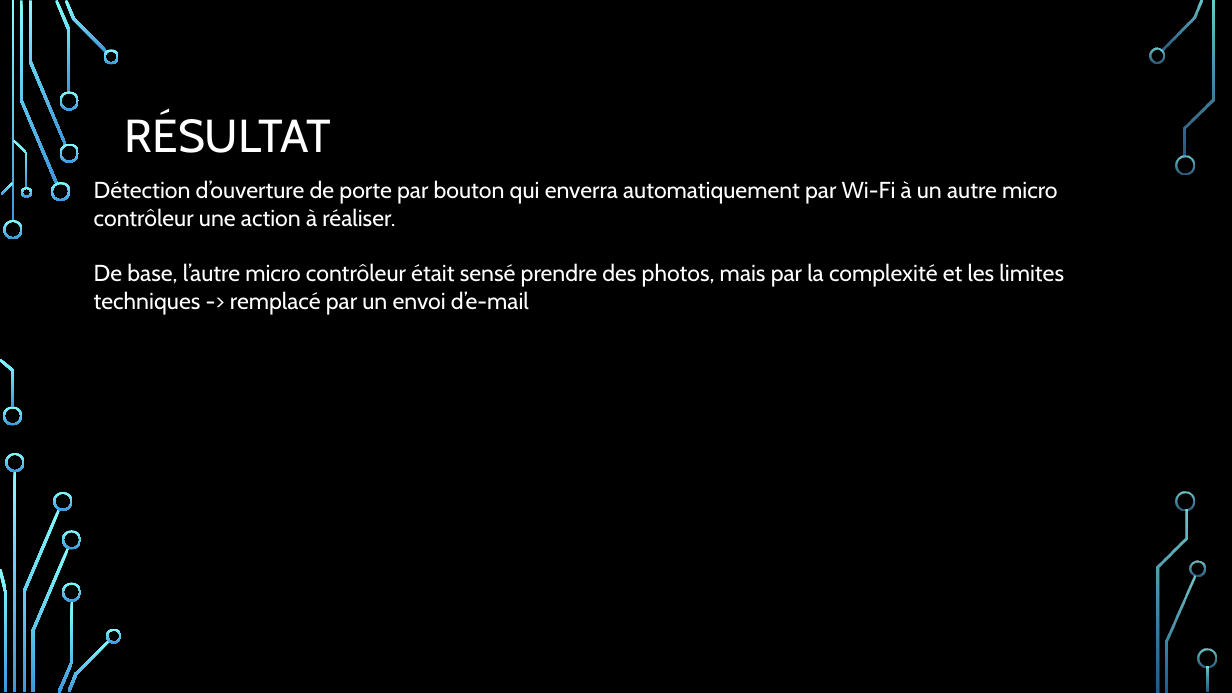
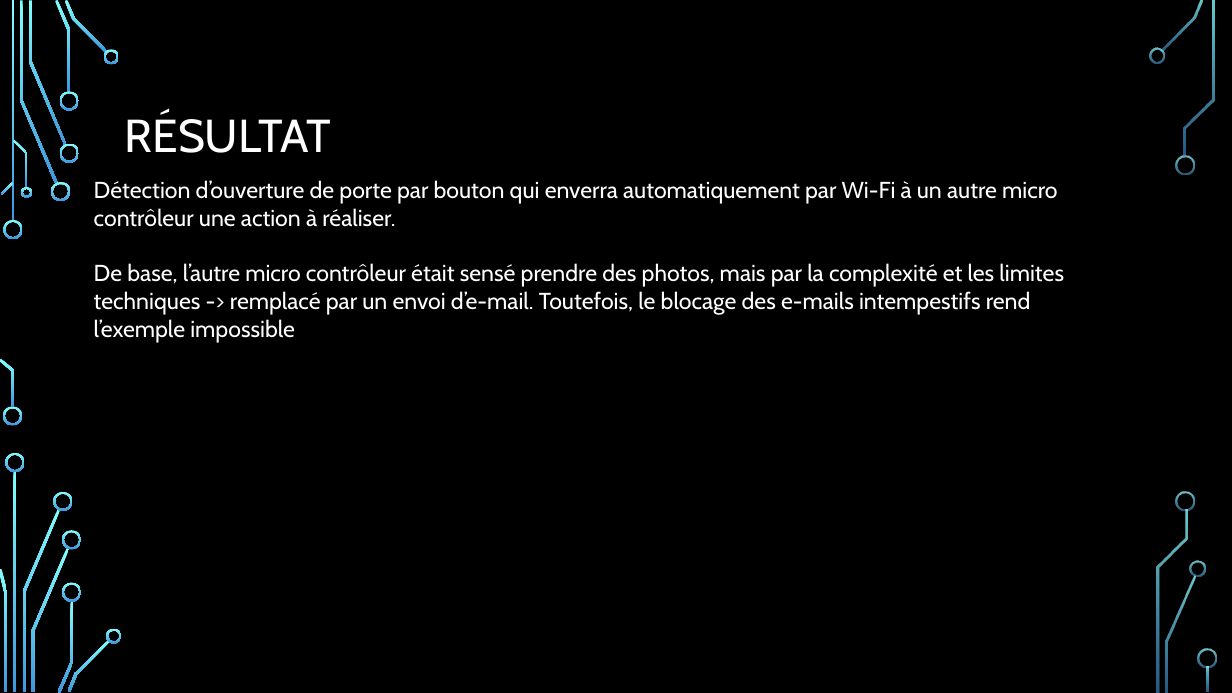
Before and after one commit to willybox/IOT, a slide deck: slide 5 of doc/Détection d'intrusion.pptx. Drawn at 1232x693 pixels with LibreOffice and Linux fonts; fonts in the diff are those of the drawing; background and template pictures are left out. Boxes give left, top, right and bottom in pixels: in the first picture for what was removed or moved away, otherwise in the second. Text is boxed around its words. In the diff, an @@ line names an element or a change of style, - is before the commit and + after.

```diff
--- a/doc/Détection d'intrusion.pptx
+++ b/doc/Détection d'intrusion.pptx
@@ text at bbox=[94, 263, 1064, 343]: text changed @@
-De base, l’autre micro contrôleur était sensé prendre des photos, mais par la complexité et les limites techniques -> remplacé par un envoi d’e-mail
+De base, l’autre micro contrôleur était sensé prendre des photos, mais par la complexité et les limites techniques -> remplacé par un envoi d’e-mail. Toutefois, le blocage des e-mails intempestifs rend l’exemple impossible
```
Also in this commit, not shown: 1 other slide changed, 1 other file.
